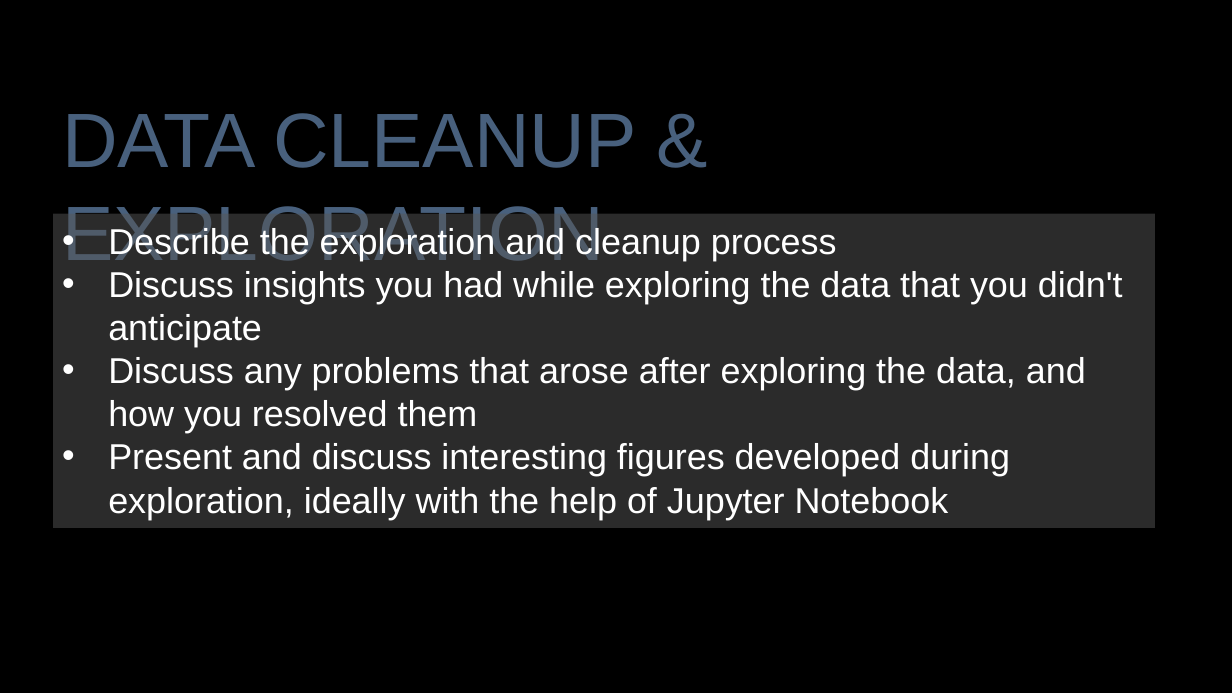
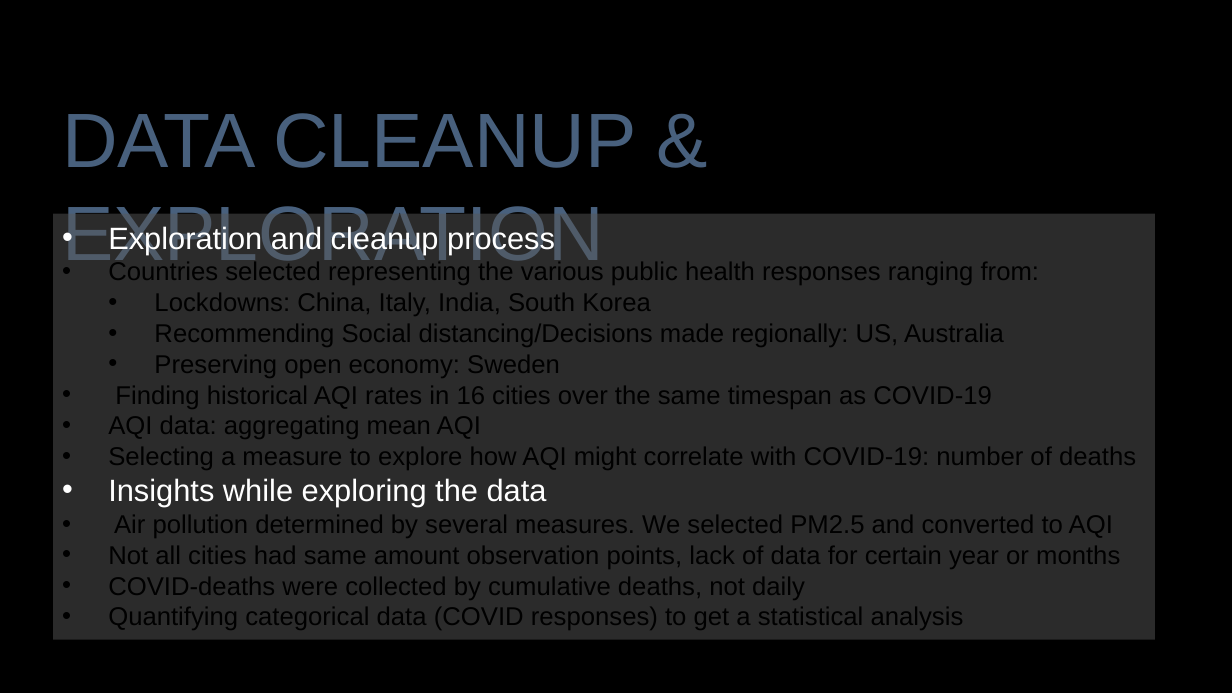
Before and after one commit to rigsbyk/Project-One, a slide deck: slide 6 of Presentation_Slides.pptx. Drawn at 1232x693 pixels with LibreOffice and Linux fonts; fonts in the diff are those of the drawing; background and template pictures are left out. Boxes give left, top, right and bottom in pixels: in the first picture for what was removed or moved away, otherwise in the second. Text is boxed around its words. In the diff, an @@ line names an element or a change of style, - is before the commit and + after.

```diff
--- a/Presentation_Slides.pptx
+++ b/Presentation_Slides.pptx
@@ rectangle "Exploration and cleanup process": place and size @@
-rectangle "Exploration and cleanup process" at [53, 213, 1155, 528]
+rectangle "Exploration and cleanup process" at [53, 213, 1155, 640]
@@ text in rectangle at [108, 224, 1136, 630]: text changed; size 28 to 20 pt; text colour #FFFFFF to #000000 @@
-• Describe the exploration and cleanup process
-• Discuss insights you had while exploring the data that you didn't anticipate
-• Discuss any problems that arose after exploring the data, and how you resolved them
-• Present and discuss interesting figures developed during exploration, ideally with the help of Jupyter Notebook
+• Exploration and cleanup process
+• Countries selected representing the various public health responses ranging from:
+  • Lockdowns: China, Italy, India, South Korea
+  • Recommending Social distancing/Decisions made regionally: US, Australia
+  • Preserving open economy: Sweden
+• Finding historical AQI rates in 16 cities over the same timespan as COVID-19
+• AQI data: aggregating mean AQI
+• Selecting a measure to explore how AQI might correlate with COVID-19: number of deaths
+• Insights while exploring the data
+• Air pollution determined by several measures. We selected PM2.5 and converted to AQI
+• Not all cities had same amount observation points, lack of data for certain year or months
+• COVID-deaths were collected by cumulative deaths, not daily
+• Quantifying categorical data (COVID responses) to get a statistical analysis
```
Also in this commit, not shown: 4 other slides changed, 3 slides added, 1 slide removed, 25 other files.
